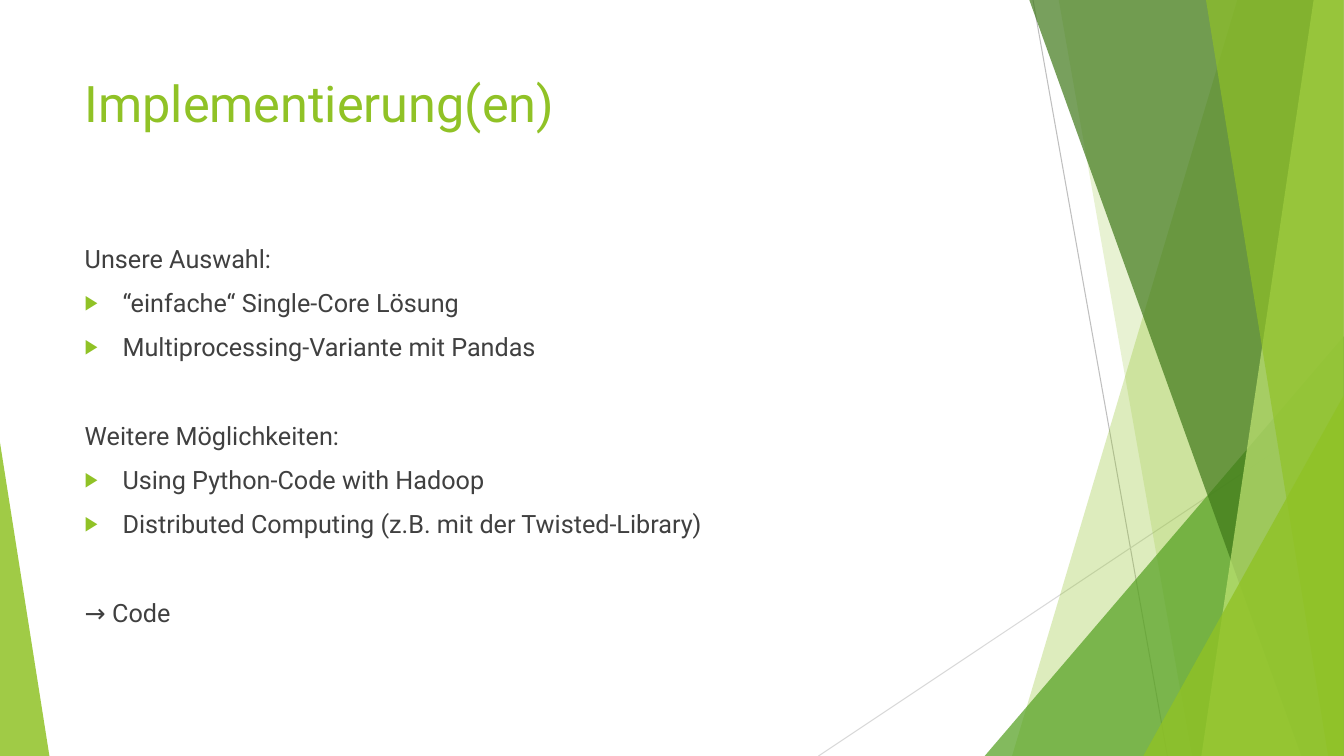
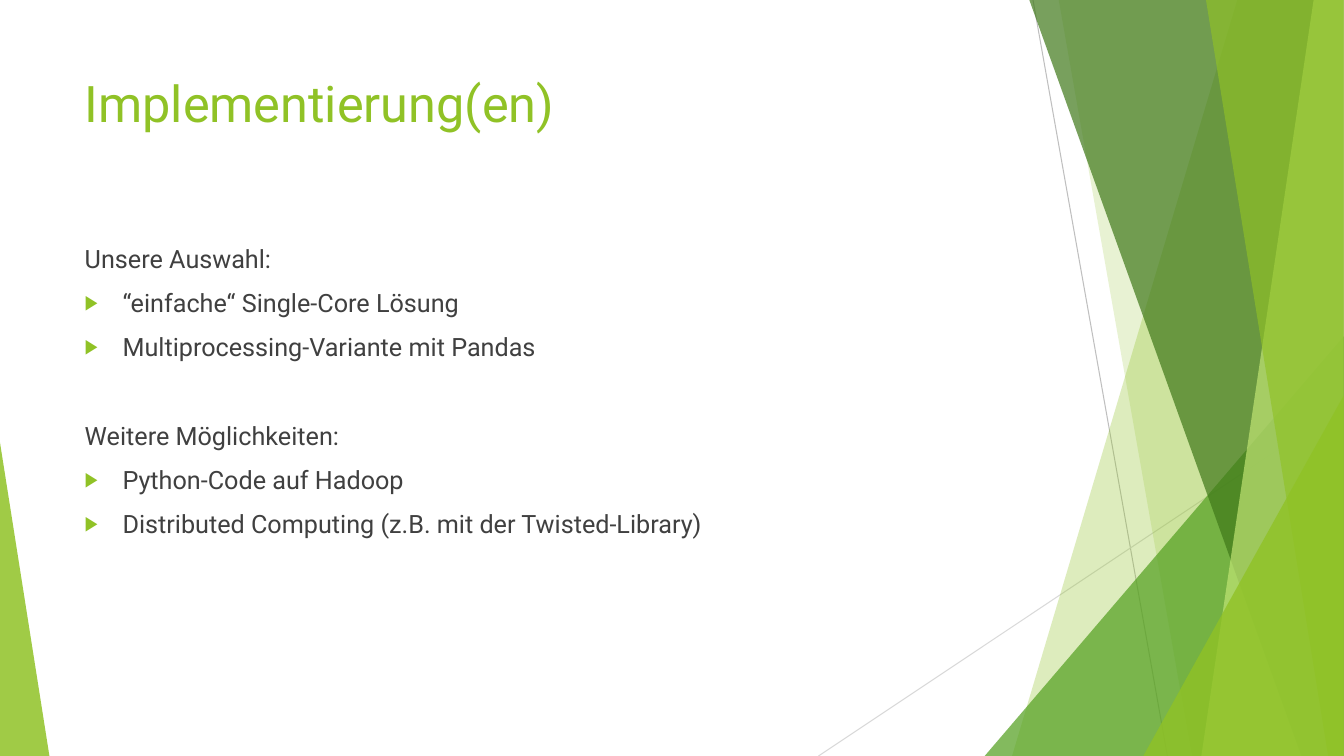
Before and after one commit to MarwinPhilips/ADMPython, a slide deck: slide 3 of 20170613 MapReduce Python.pptx. Drawn at 1344x756 pixels with LibreOffice and Linux fonts; fonts in the diff are those of the drawing. Boxes give left, top, right and bottom in pixels: in the first picture for what was removed or moved away, otherwise in the second. Text is boxed around its words. In the diff, an @@ line names an element or a change of style, - is before the commit and + after.

```diff
--- a/20170613 MapReduce Python.pptx
+++ b/20170613 MapReduce Python.pptx
@@ text at box(123, 470, 404, 495): text changed @@
-▶ Using Python-Code with Hadoop
+▶ Python-Code auf Hadoop
@@ text at box(112, 603, 170, 623): paragraph removed @@
-→ Code
```
Also in this commit, not shown: 1 other slide changed, 3 slides added, 1 slide removed, 3 other files.
